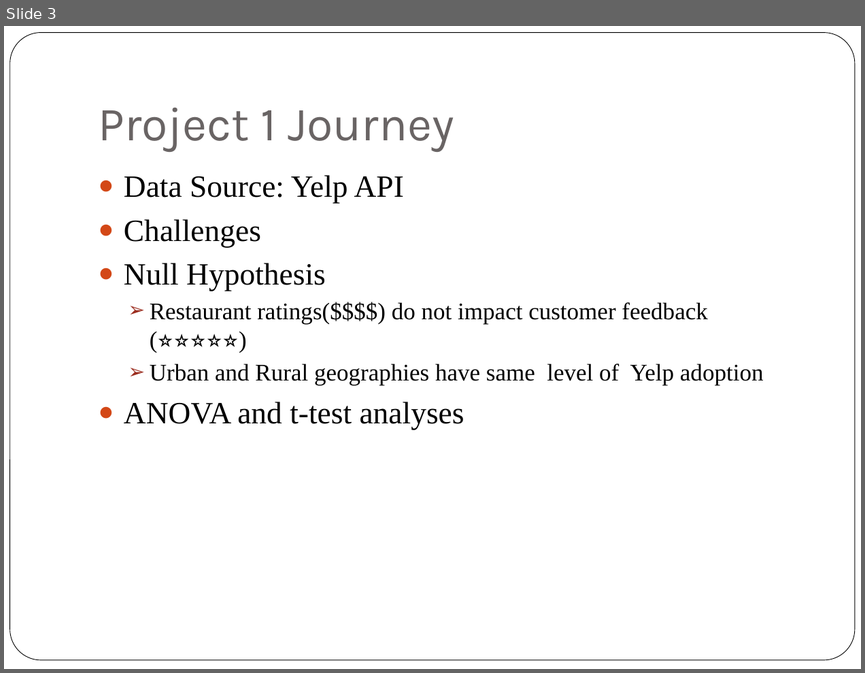
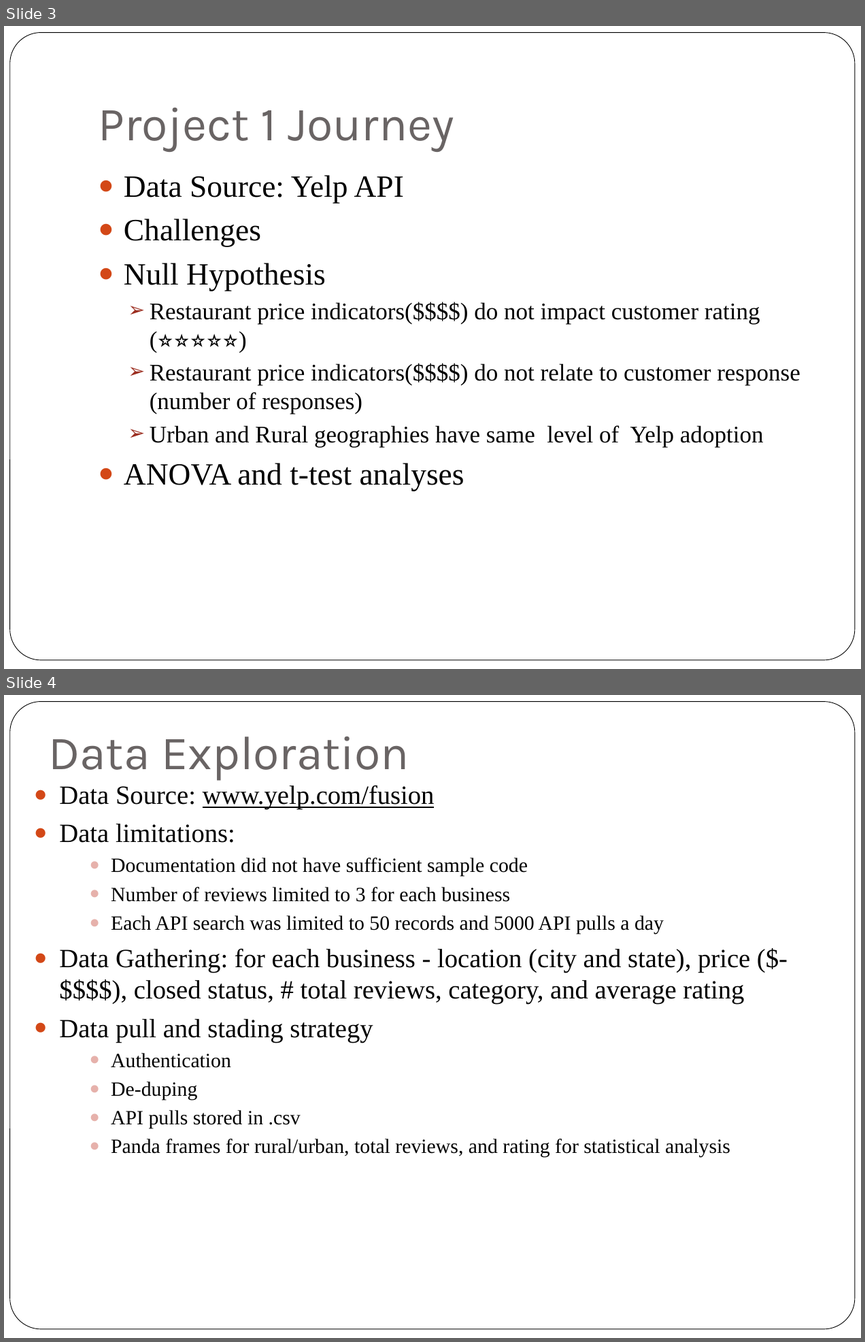
Before and after one commit to achin83/MayUulYanAnd, a slide deck: Project 1.ppt. Shown one above the other, each under a label of ours: slide 3 before the commit, slides 3 and 4 after it. The pictures are 865x673 and 865x1342 pixels, drawn with LibreOffice and Linux fonts; fonts in the diff are those of the drawing. Boxes give left, top, right and bottom in pixels: in the first picture for what was removed or moved away, otherwise in the second. Text is boxed around its words. In the diff, an @@ line names an element or a change of style, - is before the commit and + after.

```diff
--- a/Project 1.ppt
+++ b/Project 1.ppt
@@ slide 4 added at box(4, 695, 861, 1338), background #FFFFFF; not listed: 1 template element that a slide beside it also shows @@
@@ title added at box(48, 736, 409, 781), 40 pt, text #696464 @@
+Data Exploration
@@ text added at box(59, 785, 750, 1157), 17 pt, text #000000 @@
+● Data Source: www.yelp.com/fusion
+● Data limitations:
+    ● Documentation did not have sufficient sample code
+    ● Number of reviews limited to 3 for each business
+    ● Each API search was limited to 50 records and 5000 API pulls a day
+● Data Gathering: for each business - location (city and state), price ($-$$$$), closed status, # total reviews, category, and average rating
+● Data pull and stading strategy
+    ● Authentication
+    ● De-duping
+    ● API pulls stored in .csv
+    ● Panda frames for rural/urban, total reviews, and rating for statistical analysis
@@ slide 3 changed as well @@
@@ text at box(150, 301, 800, 414): text changed @@
-  ➢ Restaurant ratings($$$$) do not impact customer feedback (⭐⭐⭐⭐⭐)
+  ➢ Restaurant price indicators($$$$) do not impact customer rating (⭐⭐⭐⭐⭐)
+  ➢ Restaurant price indicators($$$$) do not relate to customer response (number of responses)
```
Also in this commit, not shown: 2 other slides changed, 6 other slides added, 1 slide removed, 2 other files.
